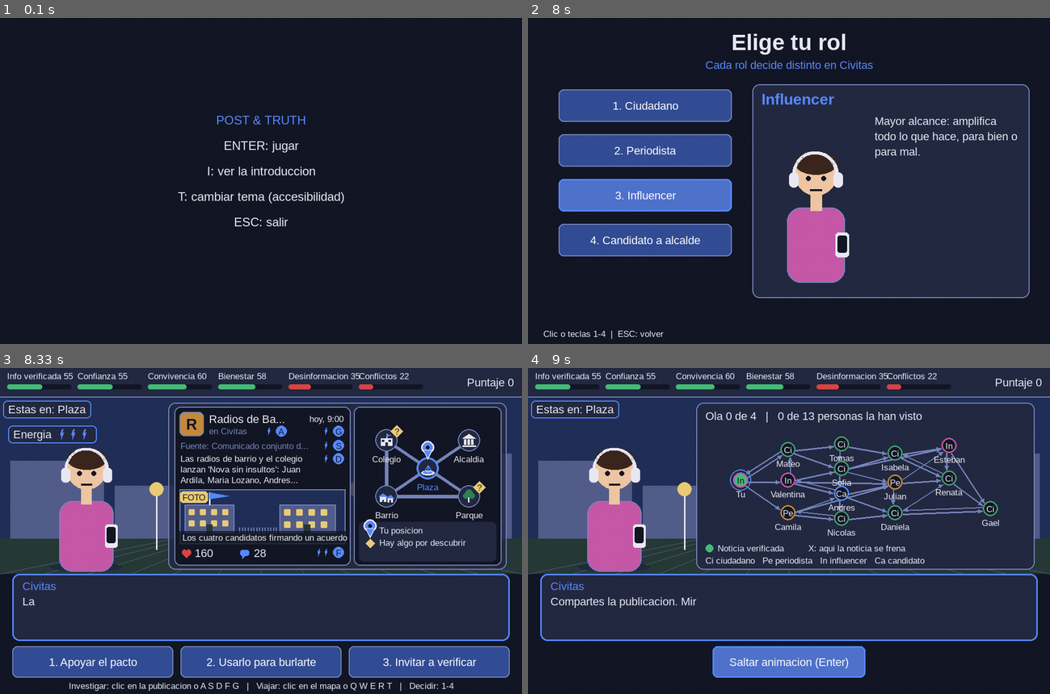
Above: before the commit, frames 1-4 (two rows, left to right).
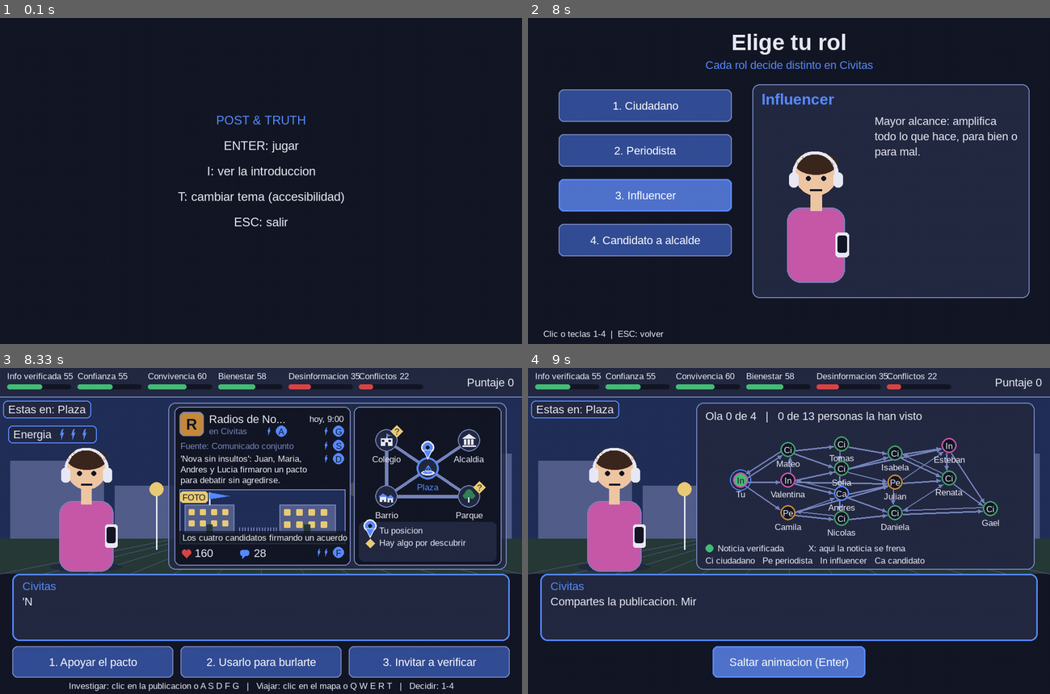
Above: after the commit, the same moments.

Repository: Jsvarela/POST-TRUTH
Game: pygame game, started from src/main.py
The game is run twice, just before and just after one commit, with the same random seed, the same clock (stepped at 60 frames per second) and the same inputs.
Inputs (mouse positions are in pixels of both pictures, inside the frame that each line leads up to):
- Up to frame 1 (0.1 s): no input
- Up to frame 2 (8 s): tap Enter at 0.33 s; hold D 0.67-1.13 s; move the mouse to (956, 171) at 0.7 s; hold W 1.17-1.47 s; hold A 2-2.53 s; hold S 2.57-2.87 s; hold W 3.33-3.7 s; hold D 3.73-4.37 s; hold S 4.4-4.77 s; hold A 4.8-5.27 s; hold D 5.3-5.77 s; hold W 5.8-6.1 s; hold D 6.13-6.6 s; hold A 6.63-7.17 s; hold S 7.2-7.5 s; hold A 7.53-7.93 s
- Up to frame 3 (8.33 s): click "3. Influencer" at 8.02 s; tap 1 at 8.3 s
- Up to frame 4 (9 s): tap 1 at 8.63 s

Frames 1-2 are identical in both runs. In frame 3, 0.9% of the frame differs, in the area x 4-59%, y 14-73%; in frame 4, nothing differs.

Commit message:
Acortar autores, fuentes y textos para que quepan en la tarjeta de Civitas; prueba de que no se recortan
Co-Authored-By: Claude Sonnet 5.5 <noreply@anthropic.com>

Diff:
--- a/data/events.json
+++ b/data/events.json
@@ -266,7 +266,7 @@
         "color": 1
       }
     },
-    "fuente": "Pagina sin direccion de contacto",
+    "fuente": "Pagina sin contacto",
     "fecha": "hace 20 min",
     "imagen": {
       "motivo": "parque",
@@ -450,7 +450,7 @@
         "color": 3
       }
     },
-    "fuente": "Comunicado de la campana de Maria Lozano",
+    "fuente": "Comunicado de la campana",
     "fecha": "ayer, 18:30",
     "imagen": {
       "motivo": "plaza",
@@ -636,7 +636,7 @@
         }
       }
     },
-    "fuente": "Clip de 14 segundos sin enlace al original",
+    "fuente": "Clip de 14 s, sin original",
     "fecha": "hace 1 h",
     "imagen": {
       "motivo": "alcaldia",
@@ -823,7 +823,7 @@
   {
     "id": "campana-convivencia",
     "autor": {
-      "nombre": "Vecinos por el dialogo",
+      "nombre": "Vecinos unidos",
       "avatar": {
         "tipo": "retrato",
         "color": 3,
@@ -1466,7 +1466,7 @@
   {
     "id": "agua-contaminada",
     "autor": {
-      "nombre": "@vecino_preocupado",
+      "nombre": "@vecino_alerta",
       "avatar": {
         "tipo": "anonimo",
         "color": 3
@@ -1931,7 +1931,7 @@
   {
     "id": "foto-con-contratista",
     "autor": {
-      "nombre": "@desde_la_sombra",
+      "nombre": "@desde_sombra",
       "avatar": {
         "tipo": "anonimo",
         "color": 1
@@ -2172,7 +2172,7 @@
         }
       }
     },
-    "fuente": "Publicacion de campana, cita las actas",
+    "fuente": "Campana de Lucia, cita actas",
     "fecha": "hoy, 10:20",
     "imagen": {
       "motivo": "alcaldia",
@@ -2559,7 +2559,7 @@
         }
       }
     },
-    "fuente": "Cronograma publicado por la campana",
+    "fuente": "Cronograma de la campana",
     "fecha": "ayer, 17:45",
     "imagen": {
       "motivo": "parque",
@@ -2955,7 +2955,7 @@
   {
     "id": "opinion-colegios",
     "autor": {
-      "nombre": "Marta, madre de familia",
+      "nombre": "Marta (madre)",
       "avatar": {
         "tipo": "retrato",
         "color": 2,
@@ -2968,7 +2968,7 @@
         }
       }
     },
-    "fuente": "Comentario en el grupo del colegio",
+    "fuente": "Grupo del colegio",
     "fecha": "hoy, 6:50",
     "imagen": {
       "motivo": "colegio",
@@ -3119,7 +3119,7 @@
   {
     "id": "opinion-paradas",
     "autor": {
-      "nombre": "Don Ernesto, taxista",
+      "nombre": "Don Ernesto",
       "avatar": {
         "tipo": "retrato",
         "color": 0,
@@ -3132,7 +3132,7 @@
         }
       }
     },
-    "fuente": "Comentario en un grupo de transporte",
+    "fuente": "Grupo de transporte",
     "fecha": "hace 3 h",
     "imagen": {
       "motivo": "plaza",
@@ -3193,7 +3193,7 @@
       }
     ],
     "title": "Buses sin seguridad",
-    "content": "Mas buses de noche, como propone Maria Lozano, esta bien, pero si las paradas siguen a oscuras nadie se va a subir.",
+    "content": "Mas buses de noche, como propone Maria, esta bien, pero con las paradas a oscuras nadie se sube.",
     "kind": "opinion",
     "truth_level": 50,
     "root_effect": {
@@ -3296,7 +3296,7 @@
         }
       }
     },
-    "fuente": "Comentario en el grupo de la plaza",
+    "fuente": "Grupo de la plaza",
     "fecha": "hoy, 12:05",
     "imagen": {
       "motivo": "parque",
@@ -3447,13 +3447,13 @@
   {
     "id": "nova-sin-insultos",
     "autor": {
-      "nombre": "Radios de Barrio",
+      "nombre": "Radios de Nova",
       "avatar": {
         "tipo": "institucional",
         "color": 1
       }
     },
-    "fuente": "Comunicado conjunto del colegio y las radios",
+    "fuente": "Comunicado conjunto",
     "fecha": "hoy, 9:00",
     "imagen": {
       "motivo": "colegio",
@@ -3522,7 +3522,7 @@
       }
     ],
     "title": "Nova sin insultos",
-    "content": "Las radios de barrio y el colegio lanzan 'Nova sin insultos': Juan Ardila, Maria Lozano, Andres Quintero y Lucia Barrera firmaron un pacto para debatir sin agredirse.",
+    "content": "'Nova sin insultos': Juan, Maria, Andres y Lucia firmaron un pacto para debatir sin agredirse.",
     "kind": "campana_civica",
     "truth_level": 94,
     "root_effect": {
--- a/tests/test_contenido_eventos.py
+++ b/tests/test_contenido_eventos.py
@@ -165,6 +165,29 @@
             self.assertGreater(por_tipo["verificar"].score, 0, a.event.event_id)
             self.assertGreater(por_tipo["reportar"].score, 0, a.event.event_id)
 
+    def test_el_texto_autor_y_fuente_caben_en_la_tarjeta_sin_recortarse(self) -> None:
+        from post_truth.models.pistas import ZonaTarjeta
+        from post_truth.views import tarjeta_civitas_view as tarjeta
+        from post_truth.views.componentes import Fuentes, ajustar_texto
+        from post_truth.views.escena_view import RECT_TARJETA
+        pygame.init()
+        try:
+            fuentes = Fuentes.crear()
+            zonas = tarjeta._layout(RECT_TARJETA)
+            for a in self.arboles:
+                e = a.event
+                ancho_texto = zonas[ZonaTarjeta.TEXTO].width - tarjeta.RESERVA_INSIGNIA
+                self.assertLessEqual(len(ajustar_texto(e.content, fuentes.chica, ancho_texto)),
+                                     tarjeta.MAX_LINEAS_TEXTO, f"{e.event_id}: el texto se corta")
+                ancho_fuente = zonas[ZonaTarjeta.FUENTE].width - tarjeta.RESERVA_INSIGNIA
+                self.assertLessEqual(fuentes.chica.size(f"Fuente: {e.source}")[0], ancho_fuente,
+                                     f"{e.event_id}: la fuente se corta")
+                ancho_autor = zonas[ZonaTarjeta.AUTOR].width - tarjeta.px(62)
+                self.assertLessEqual(fuentes.normal.size(e.author.nombre)[0], ancho_autor,
+                                     f"{e.event_id}: el nombre del autor se corta")
+        finally:
+            pygame.quit()
+
     def test_el_texto_no_lleva_acentos_ni_caracteres_raros(self) -> None:
         texto = Path(RUTA_EVENTOS).read_text(encoding="utf-8")
         raros = {c for c in texto if ord(c) > 127}
